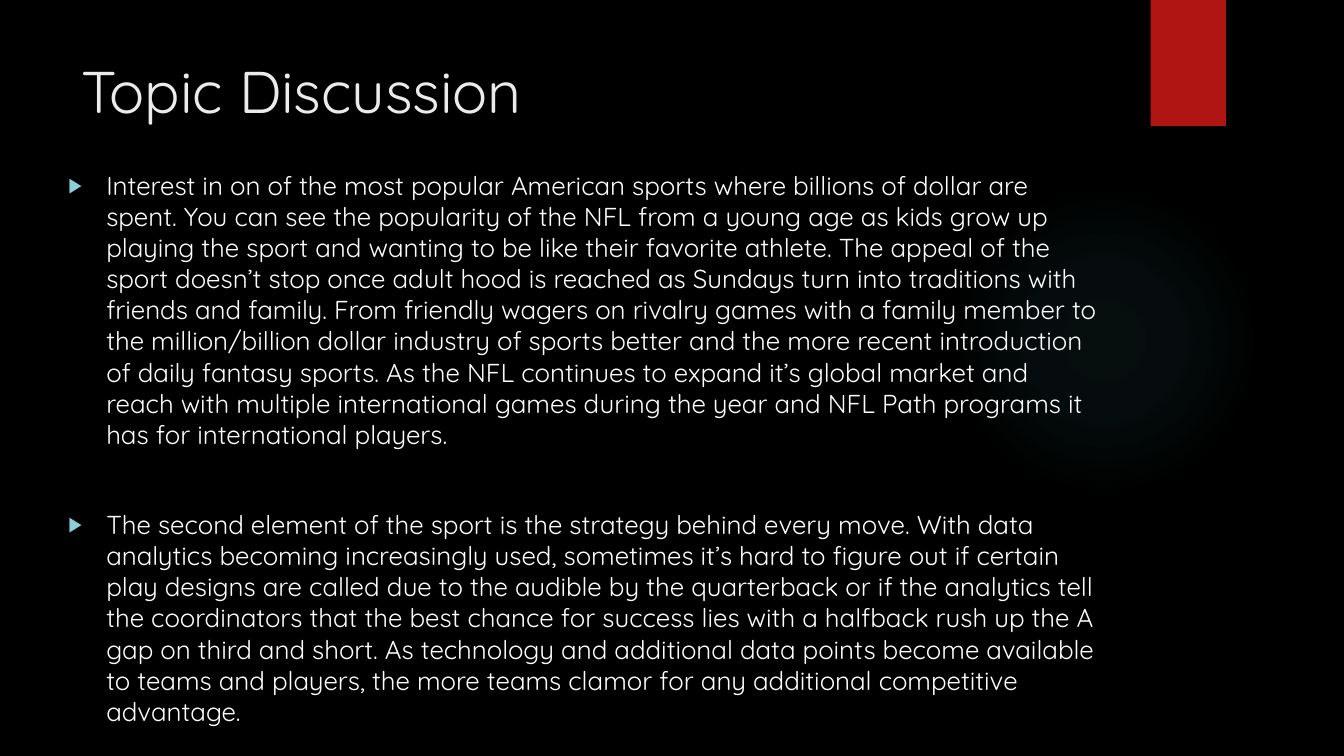
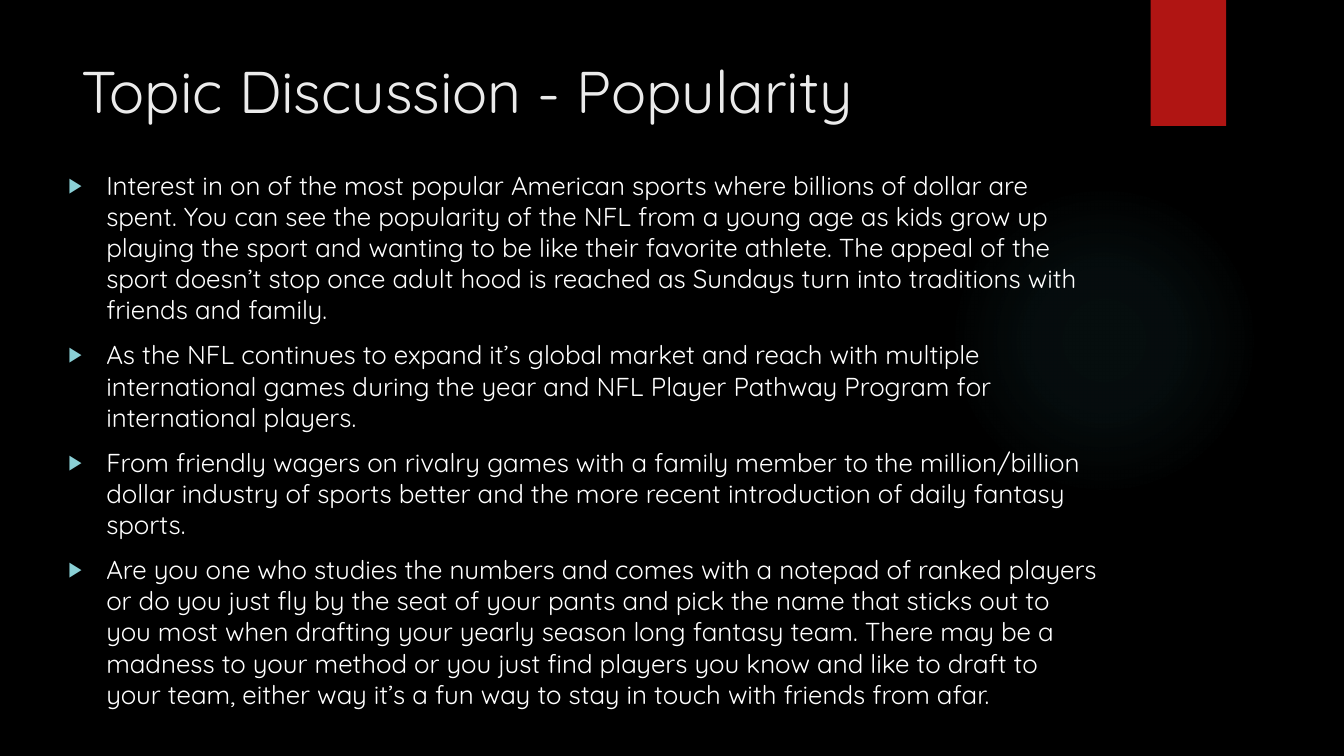
Before and after one commit to SKuczynski17/Group-1-Final-Project, a slide deck: slide 3 of Internal Predicting the NFL Game Winner Presentation.pptx. Drawn at 1344x756 pixels with LibreOffice and Linux fonts; fonts in the diff are those of the drawing; background and template pictures are left out. Boxes give left, top, right and bottom in pixels: in the first picture for what was removed or moved away, otherwise in the second. Text is boxed around its words. In the diff, an @@ line names an element or a change of style, - is before the commit and + after.

Commit message:
Adding second machine learning model and update to internal presentation.

```diff
--- a/Internal Predicting the NFL Game Winner Presentation.pptx
+++ b/Internal Predicting the NFL Game Winner Presentation.pptx
@@ title at (81, 69, 853, 125): text changed @@
-Topic Discussion
+Topic Discussion - Popularity
@@ text at (106, 176, 1097, 709): text changed @@
-▶ Interest in on of the most popular American sports where billions of dollar are spent. You can see the popularity of the NFL from a young age as kids grow up playing the sport and wanting to be like their favorite athlete. The appeal of the sport doesn’t stop once adult hood is reached as Sundays turn into traditions with friends and family. From friendly wagers on rivalry games with a family member to the million/billion dollar industry of sports better and the more recent introduction of daily fantasy sports. As the NFL continues to expand it’s global market and reach with multiple international games during the year and NFL Path programs it has for international players.
-▶ The second element of the sport is the strategy behind every move. With data analytics becoming increasingly used, sometimes it’s hard to figure out if certain play designs are called due to the audible by the quarterback or if the analytics tell the coordinators that the best chance for success lies with a halfback rush up the A gap on third and short. As technology and additional data points become available to teams and players, the more teams clamor for any additional competitive advantage.
+▶ Interest in on of the most popular American sports where billions of dollar are spent. You can see the popularity of the NFL from a young age as kids grow up playing the sport and wanting to be like their favorite athlete. The appeal of the sport doesn’t stop once adult hood is reached as Sundays turn into traditions with friends and family.
+▶ As the NFL continues to expand it’s global market and reach with multiple international games during the year and NFL Player Pathway Program for international players.
+▶ From friendly wagers on rivalry games with a family member to the million/billion dollar industry of sports better and the more recent introduction of daily fantasy sports.
+▶ Are you one who studies the numbers and comes with a notepad of ranked players or do you just fly by the seat of your pants and pick the name that sticks out to you most when drafting your yearly season long fantasy team. There may be a madness to your method or you just find players you know and like to draft to your team, either way it’s a fun way to stay in touch with friends from afar.
```
Also in this commit, not shown: 1 other slide changed, 1 slide added, 1 other file.
